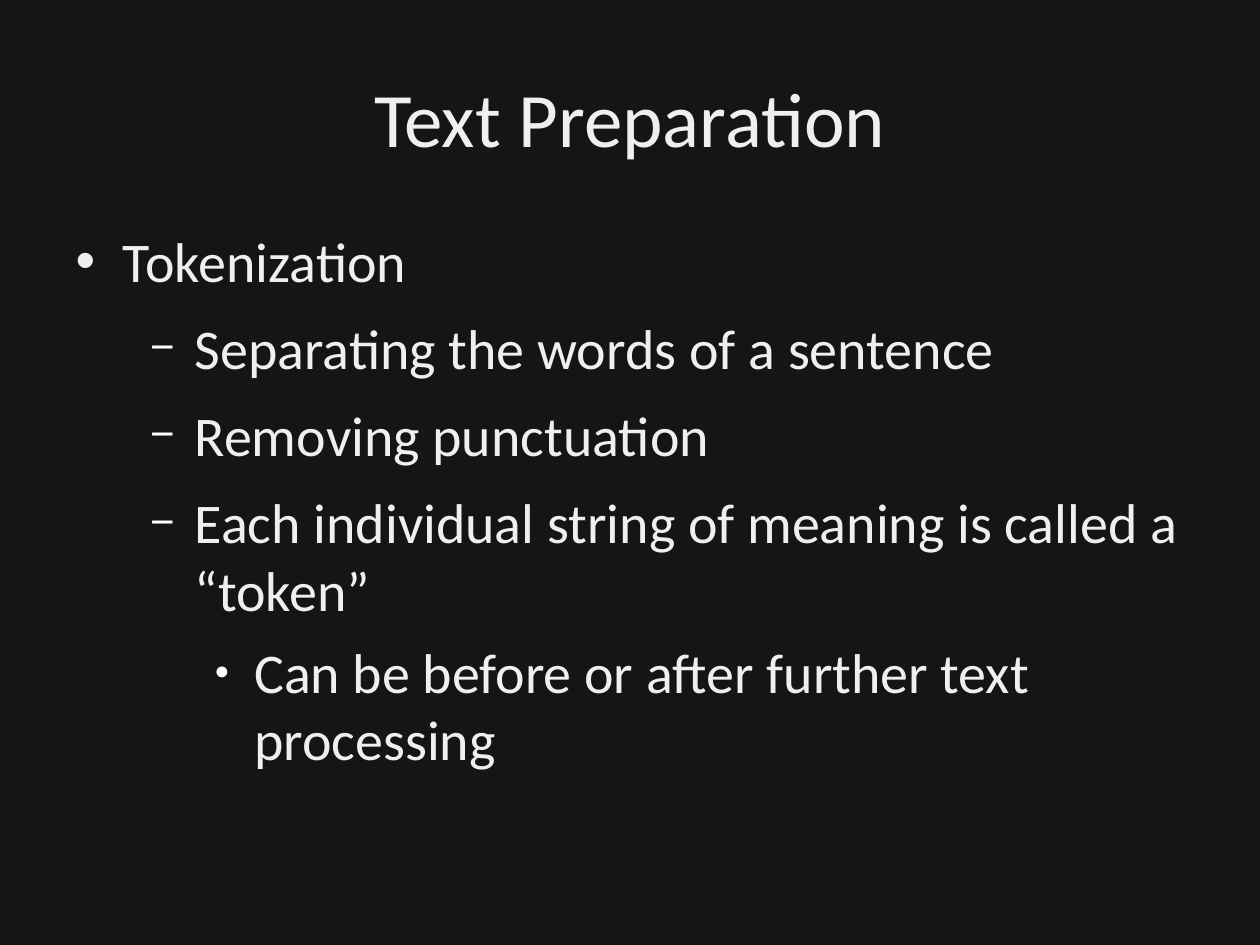
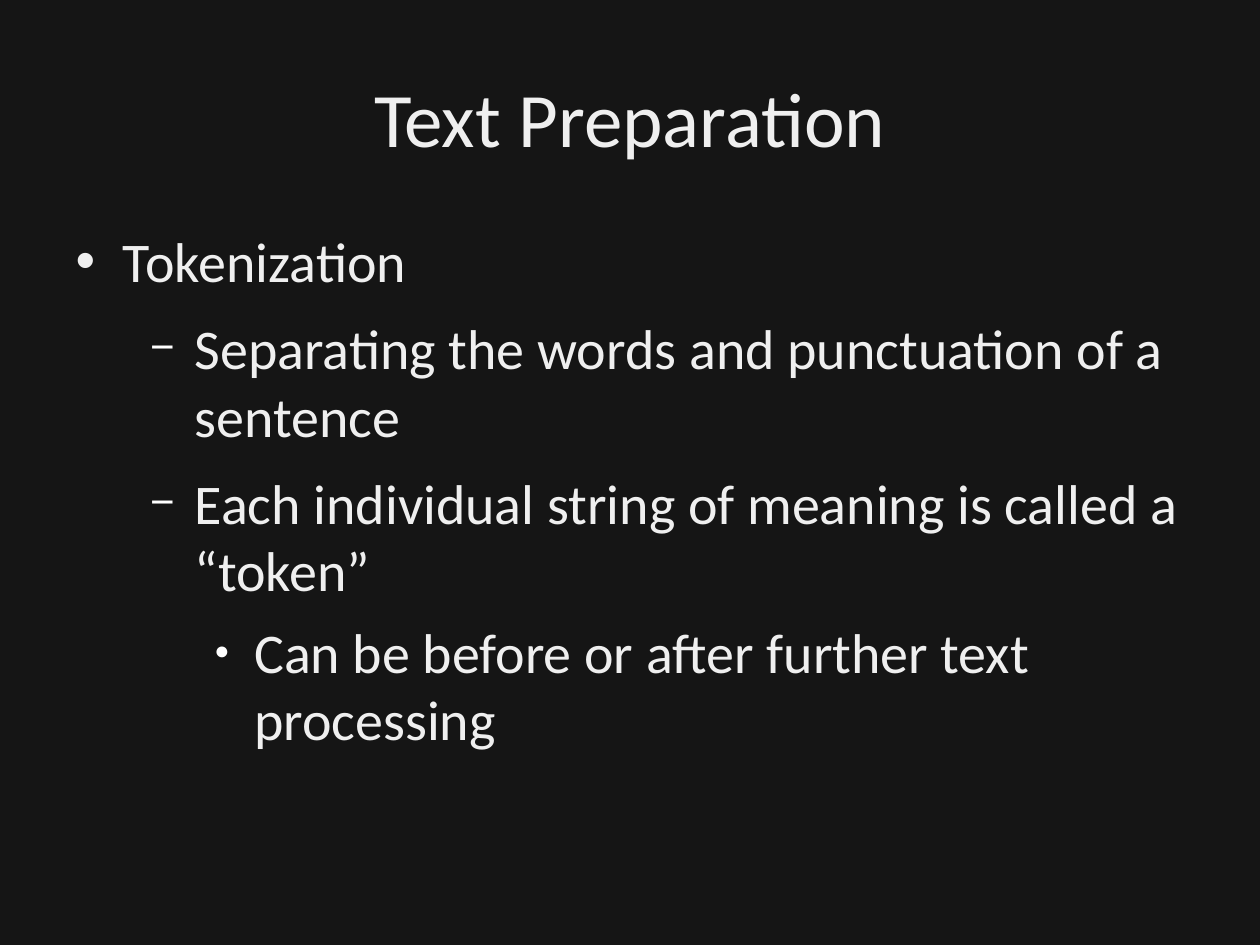
Before and after one commit to dbowmans46/PracticalProgramming, a slide deck: slide 18 of Session 7 - Python/Instructional Material/Session 7 - Python Brief Intro to NLP.odp (slide 17 before the commit). Drawn at 1260x945 pixels with LibreOffice and Linux fonts; fonts in the diff are those of the drawing; background and template pictures are left out; a plain dark background stands for a picture behind light text. Boxes give left, top, right and bottom in pixels: in the first picture for what was removed or moved away, otherwise in the second. Text is boxed around its words. In the diff, an @@ line names an element or a change of style, - is before the commit and + after.

Commit message:
Added details to slides on stop words and obtaining other corpuses.  Added code to get text from other corpuses, remove stop words, and show words tagged with parts of speech.

```diff
--- a/Session 7 - Python/Instructional Material/Session 7 - Python Brief Intro to NLP.odp
+++ b/Session 7 - Python/Instructional Material/Session 7 - Python Brief Intro to NLP.odp
@@ text at bbox=[195, 330, 1163, 438]: text changed @@
-  − Separating the words of a sentence
-  − Removing punctuation
+  − Separating the words and punctuation of a sentence
```
Also in this commit, not shown: 2 other slides changed, 2 slides added, 1 other file.
